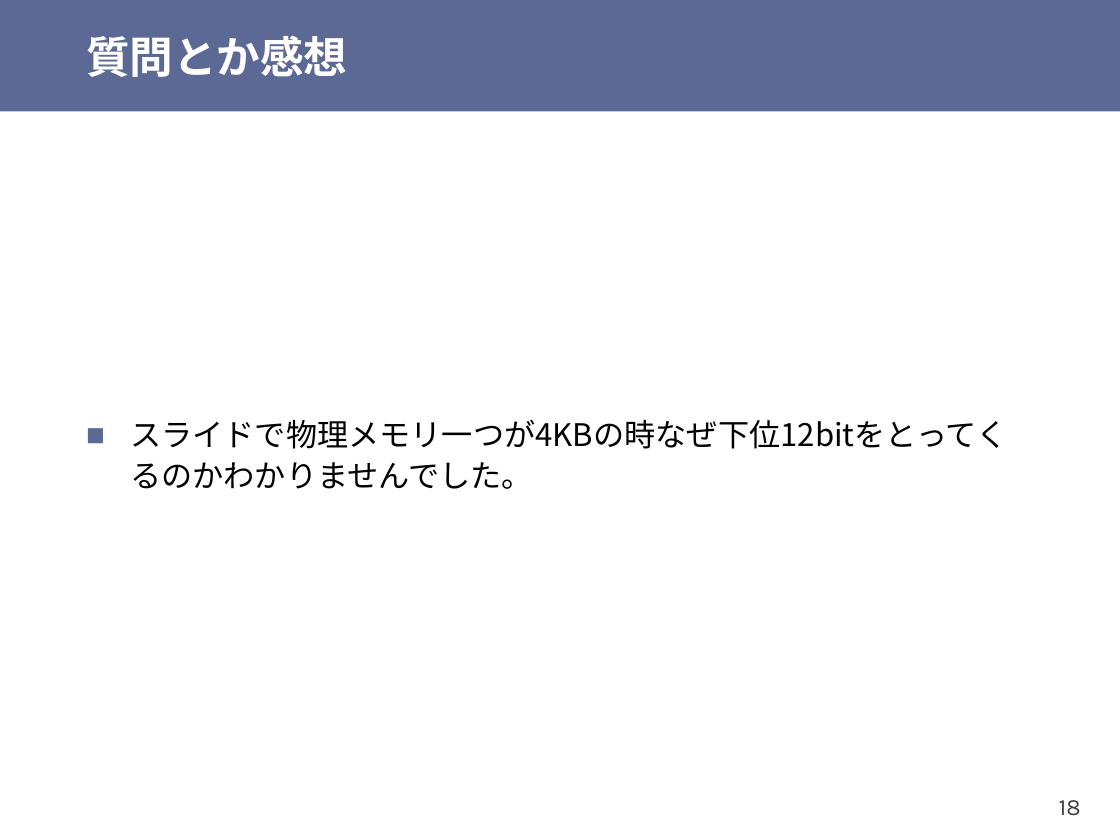
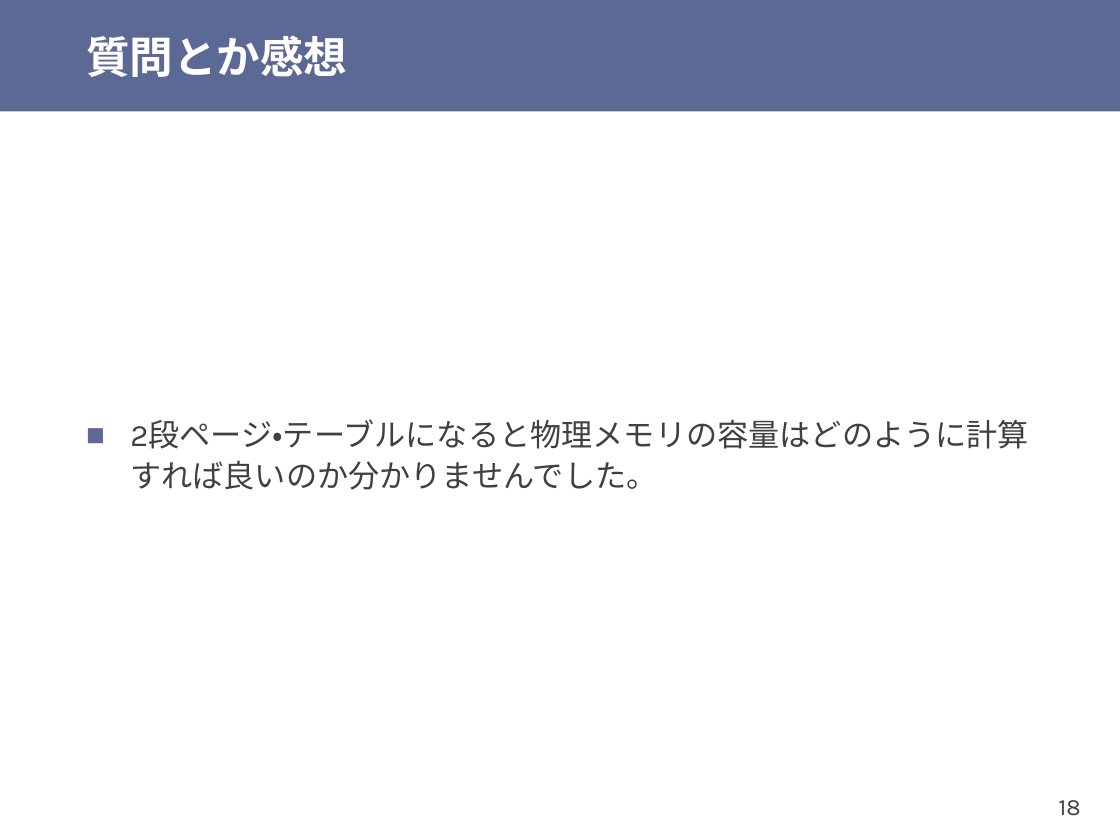
Before and after one commit to shioyadan/otya-computer-architecture-i, a slide deck: slide 18 of cai-shioya-12.pptx. Drawn at 1120x840 pixels with LibreOffice and Linux fonts; fonts in the diff are those of the drawing. Boxes give left, top, right and bottom in pixels: in the first picture for what was removed or moved away, otherwise in the second. Text is boxed around its words. In the diff, an @@ line names an element or a change of style, - is before the commit and + after.

```diff
--- a/cai-shioya-12.pptx
+++ b/cai-shioya-12.pptx
@@ text at (130, 419, 1029, 490): text changed; font Noto Sans CJK JP to Karla; text colour #000000 to #404040 @@
-■ スライドで物理メモリ一つが4KBの時なぜ下位12bitをとってくるのかわかりませんでした。
+■ 2段ページ・テーブルになると物理メモリの容量はどのように計算すれば良いのか分かりませんでした。
```
Also in this commit, not shown: 11 other slides changed, 8 slides removed, 1 other file.
